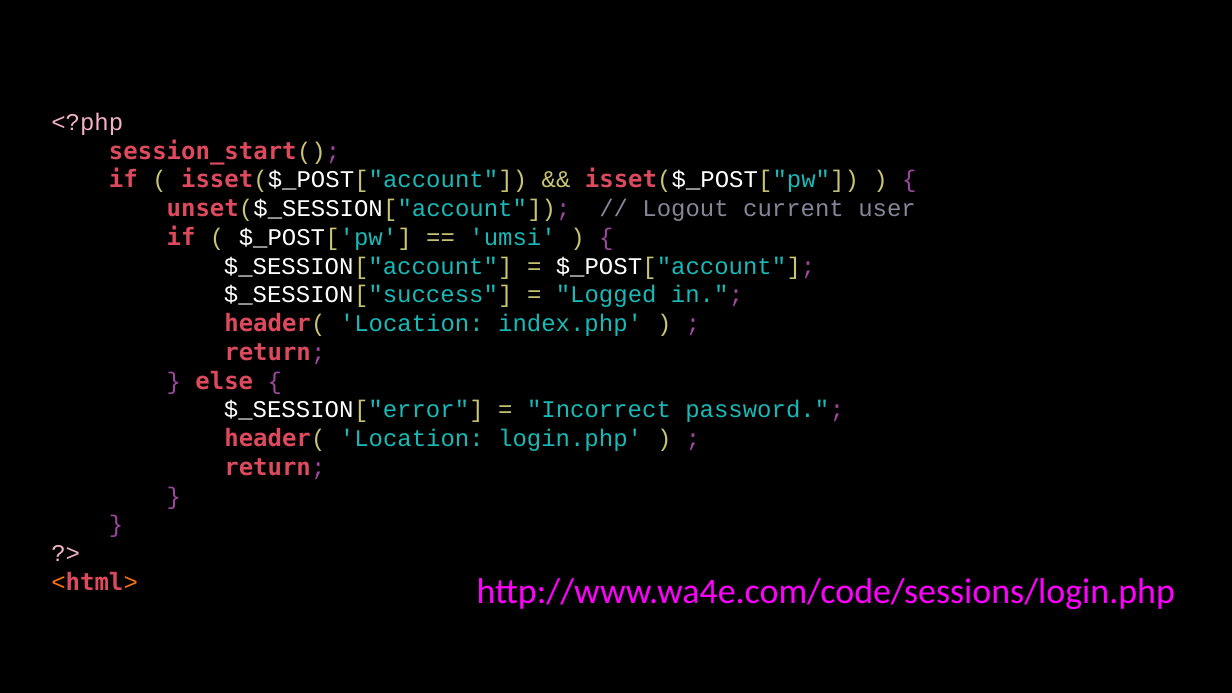
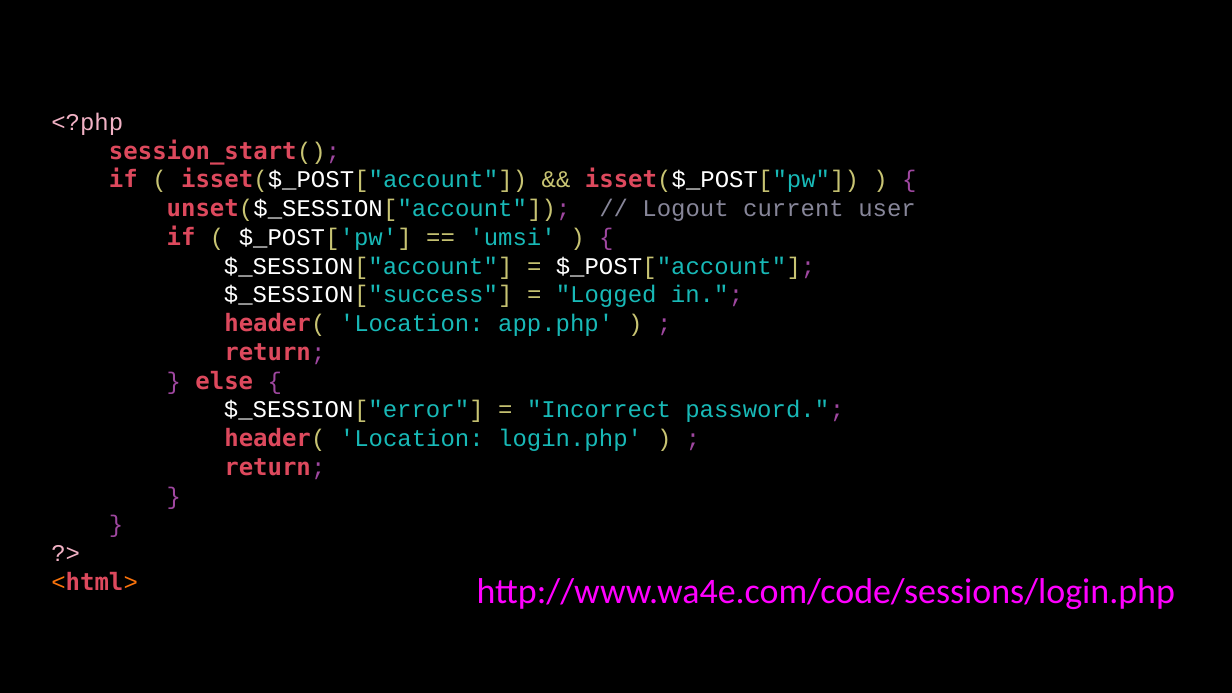
Before and after one commit to csev/wa4e, a slide deck: slide 27 of lectures/PHP-08-POST-Redirect-Authn.ppt. Drawn at 1232x693 pixels with LibreOffice and Linux fonts; fonts in the diff are those of the drawing. Boxes give left, top, right and bottom in pixels: in the first picture for what was removed or moved away, otherwise in the second. Text is boxed around its words. In the diff, an @@ line names an element or a change of style, - is before the commit and + after.

```diff
--- a/lectures/PHP-08-POST-Redirect-Authn.ppt
+++ b/lectures/PHP-08-POST-Redirect-Authn.ppt
@@ text at (224,312,613,336): text changed @@
-header( 'Location: index.php' ) ;
+header( 'Location: app.php' ) ;
```
Also in this commit, not shown: 16 other slides changed, 1 slide added, 1 slide removed.
